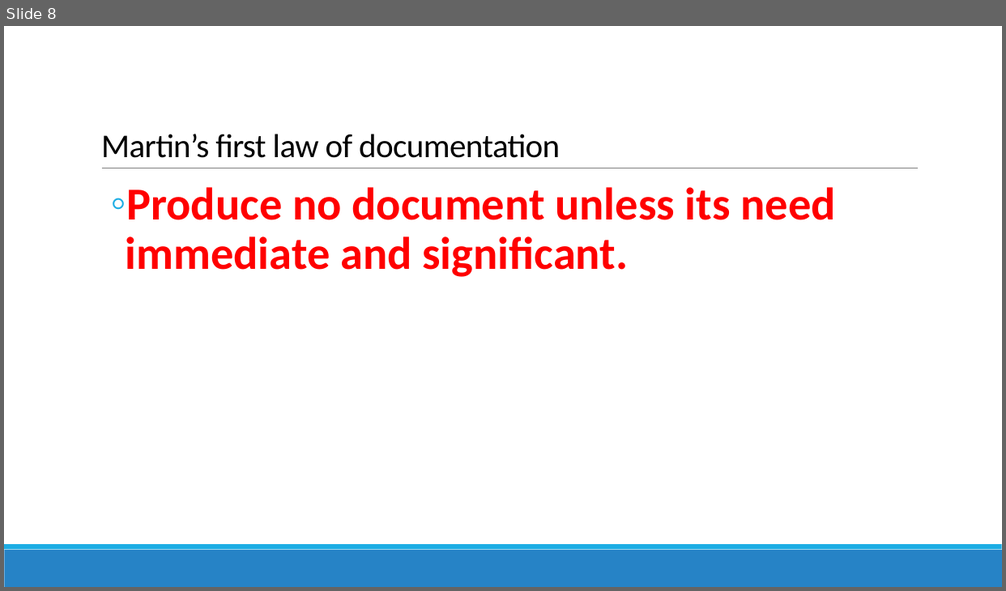
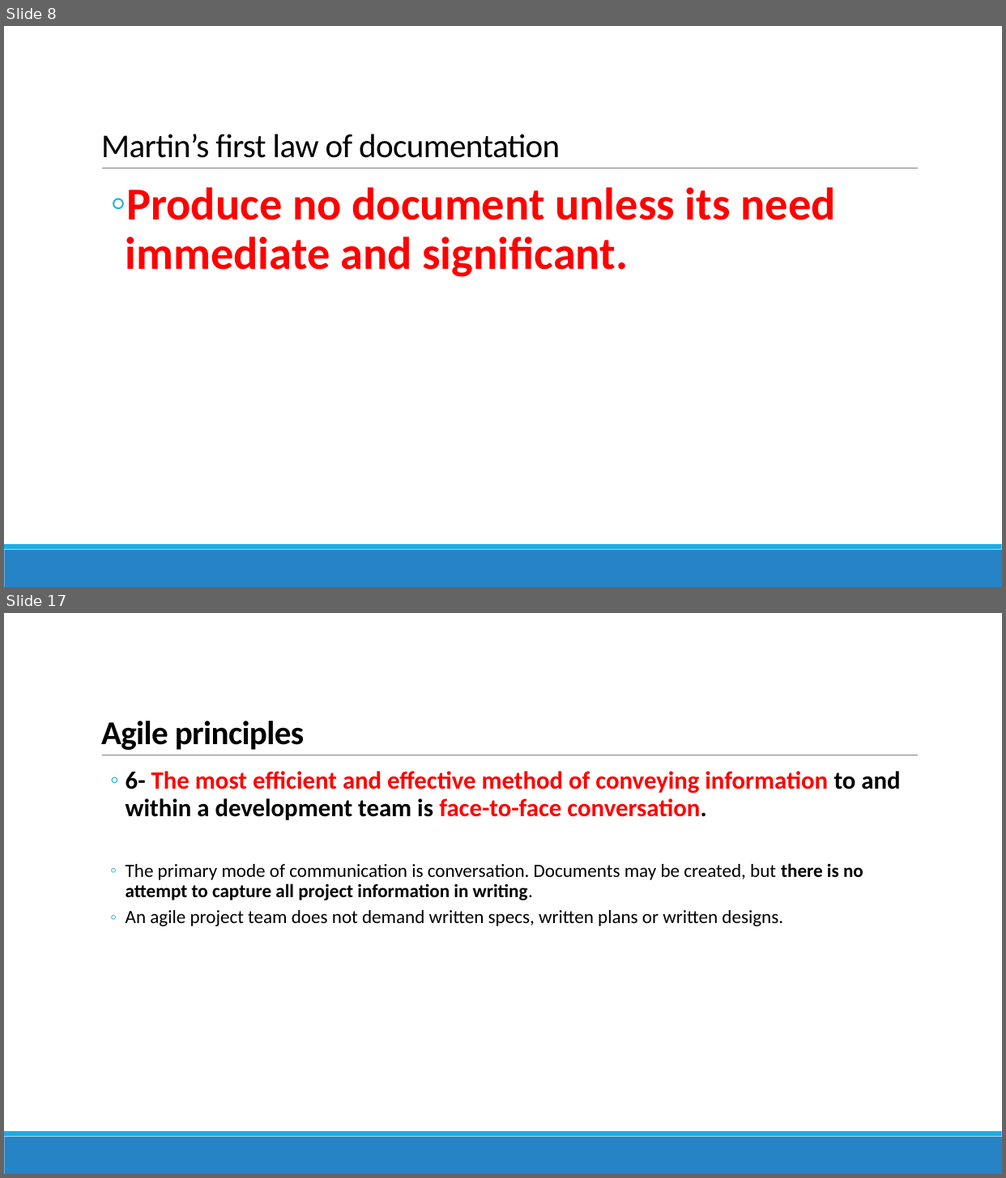
Before and after one commit to reza-arjmandi/Agile-Software-Development-Course, a slide deck: Agile Development.pptx. Shown one above the other, each under a label of ours: slide 8 before the commit, slides 8 and 17 after it; the slides between them are not shown. The pictures are 1006x591 and 1006x1178 pixels, drawn with LibreOffice and Linux fonts; fonts in the diff are those of the drawing. Boxes give left, top, right and bottom in pixels: in the first picture for what was removed or moved away, otherwise in the second. Text is boxed around its words. In the diff, an @@ line names an element or a change of style, - is before the commit and + after.

Commit message:
update Agile Development ppt file

```diff
--- a/Agile Development.pptx
+++ b/Agile Development.pptx
@@ slide 17 added at bbox=[4, 613, 1002, 1174], background #FFFFFF; not listed: 3 template elements that a slide beside it also shows @@
@@ title added at bbox=[101, 721, 304, 750], 32 pt, text #000000, bold @@
+Agile principles
@@ text added at bbox=[126, 771, 900, 926], 18 pt, text #000000, bold @@
+  ◦ 6- The most efficient and effective method of conveying information to and within a development team is face-to-face conversation.
+  ◦ The primary mode of communication is conversation. Documents may be created, but there is no attempt to capture all project information in writing.
+  ◦ An agile project team does not demand written specs, written plans or written designs.
```
Also in this commit, not shown: 14 other slides added.
